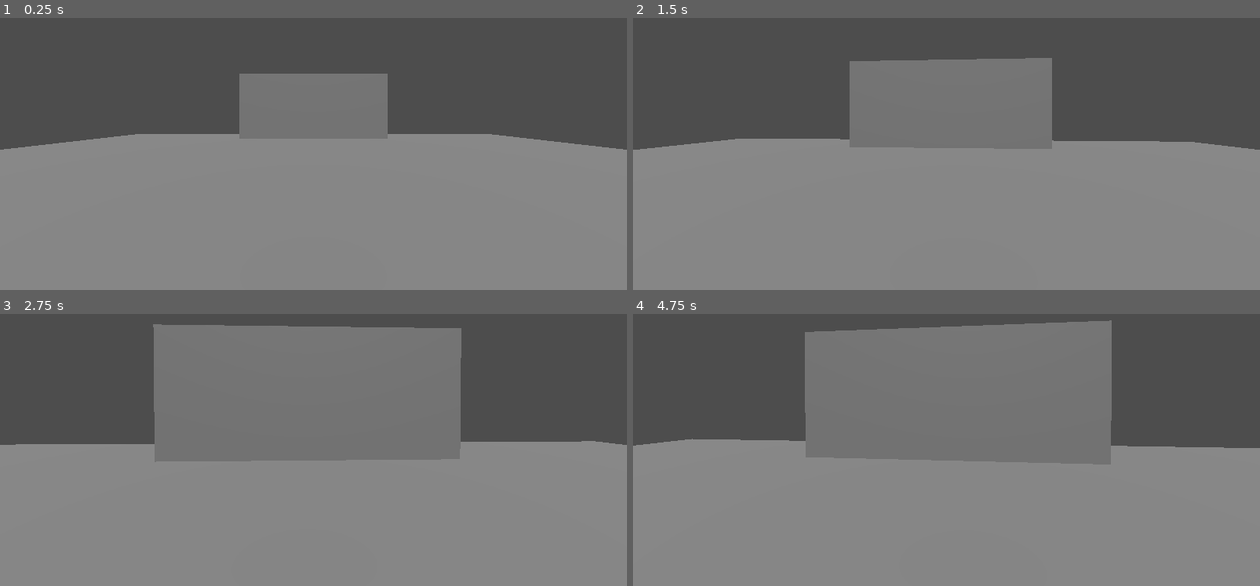
Above: before the commit, frames 1-4 (two rows, left to right).
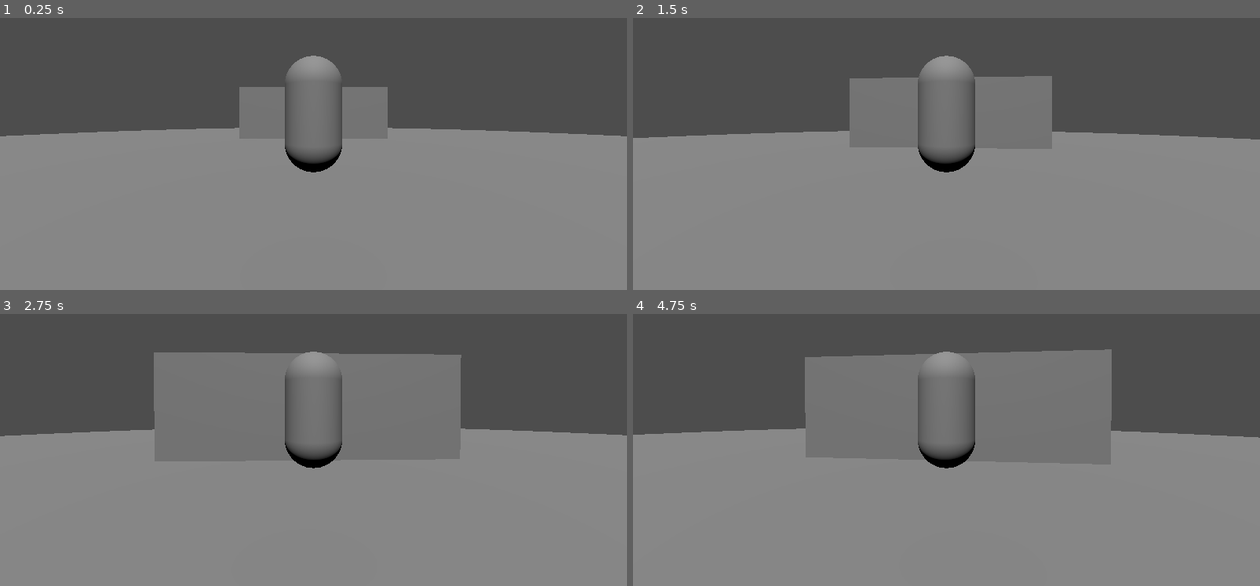
Above: after the commit, the same moments.

Repository: EvanTesta/FightingGame
Game: Godot game, scene res://Enviornment/World.tscn
Two runs of this game, one before a commit and one after it. Both use one fixed random seed, a clock stepped at 60 frames per second and the inputs below.
Inputs (mouse positions are in pixels of both pictures, inside the frame that each line leads up to):
- Up to frame 1 (0.25 s): no input
- Up to frame 2 (1.5 s): tap Enter at 0.5 s; move the mouse to (977, 113) at 0.52 s; hold Q (Q) 0.53-1.28 s; hold W (Forward) from 0.53 s (still down); move the mouse to (915, 115) at 1.27 s; tap Q (Q) at 1.35 s
- Up to frame 3 (2.75 s): keep holding W (Forward); move the mouse to (326, 403) at 2.02 s; hold Q (Q) from 2.03 s (still down)
- Up to frame 4 (4.75 s): keep holding W (Forward); tap Space at 2.75, 4.25 s; move the mouse to (940, 414) at 2.77 s; release Q (Q) at 2.78 s; tap Q (Q) at 2.85, 4.35 s; tap Enter at 3.5 s; move the mouse to (990, 414) at 3.52 s; hold Q (Q) 3.53-4.28 s; move the mouse to (896, 406) at 4.27 s

The runs differ from the first frame. In frame 1, 4.2% of the frame differs, in the area x 0-100%, y 13-57%; in frame 2, 4.6%; in frame 3, 7.9%; in frame 4, 8.0%, in the area x 0-100%, y 2-57%.

Commit message:
Working Commit

Diff:
--- a/Enviornment/World.tscn
+++ b/Enviornment/World.tscn
@@ -13,6 +13,10 @@
 [sub_resource type="BoxShape3D" id="BoxShape3D_cmany"]
 
 [sub_resource type="BoxMesh" id="BoxMesh_c6gwx"]
+
+[sub_resource type="CylinderShape3D" id="CylinderShape3D_p6u8b"]
+
+[sub_resource type="CylinderMesh" id="CylinderMesh_b21w4"]
 
 [sub_resource type="CapsuleShape3D" id="CapsuleShape3D_7ks48"]
 
@@ -36,6 +40,8 @@
 
 [sub_resource type="BoxShape3D" id="BoxShape3D_7ks48"]
 
+[sub_resource type="CapsuleMesh" id="CapsuleMesh_jy2rd"]
+
 [sub_resource type="SphereShape3D" id="SphereShape3D_uw2ba"]
 
 [node name="World" type="Node3D" unique_id=1753408827]
@@ -52,21 +58,21 @@
 mesh = SubResource("BoxMesh_c6gwx")
 
 [node name="Stage" type="Node3D" parent="." unique_id=1603724723]
-transform = Transform3D(17.5173, 0, 0, 0, 1, 0, 0, 0, 14.959, 0, 0, 0)
+transform = Transform3D(32.14111, 0, 0, 0, 1, 0, 0, 0, 26.130907, 0, 0.02475357, 0)
 
 [node name="StaticBody3D" type="StaticBody3D" parent="Stage" unique_id=826523483]
 
 [node name="CollisionShape3D" type="CollisionShape3D" parent="Stage/StaticBody3D" unique_id=1564428132]
-shape = SubResource("BoxShape3D_cmany")
+shape = SubResource("CylinderShape3D_p6u8b")
 
 [node name="MeshInstance3D" type="MeshInstance3D" parent="Stage/StaticBody3D" unique_id=312916817]
-mesh = SubResource("BoxMesh_c6gwx")
+mesh = SubResource("CylinderMesh_b21w4")
 
 [node name="DirectionalLight3D" type="DirectionalLight3D" parent="." unique_id=448752740]
 transform = Transform3D(1, 0, 0, 0, 0.570097, 0.821577, 0, -0.821577, 0.570097, 0, 12.6422, 3.3178)
 
 [node name="Enemy" type="StaticBody3D" parent="." unique_id=783837544]
-transform = Transform3D(1, 0, 0, 0, 1, 0, 0, 0, 1, 0, 1.54722, 5.03637)
+transform = Transform3D(1, 0, 0, 0, 1, 0, 0, 0, 1, 0, 1.9492862, 5.03637)
 
 [node name="CollisionShape3D" type="CollisionShape3D" parent="Enemy" unique_id=201258756]
 shape = SubResource("CapsuleShape3D_7ks48")
@@ -84,7 +90,7 @@
 shape = SubResource("CapsuleShape3D_twxrc")
 
 [node name="Player" type="CharacterBody3D" parent="." unique_id=301401932]
-transform = Transform3D(1, 0, 0, 0, 1, 0, 0, 0, 1, 0, 1.4396994, 0)
+transform = Transform3D(1, 0, 0, 0, 1, 0, 0, 0, 1, 0, 1.9118938, 0)
 script = ExtResource("3_twxrc")
 movement_states = {
 "idle": ExtResource("4_sdnp3"),
@@ -123,6 +129,9 @@
 [node name="angel_Export1" parent="Player/MeshRoot" unique_id=601247433 instance=ExtResource("7_r6udl")]
 transform = Transform3D(0.25, 0, 0, 0, 0.25, 0, 0, 0, 0.25, 0, -0.9637308, 0)
 
+[node name="MeshInstance3D" type="MeshInstance3D" parent="Player/MeshRoot" unique_id=1965295575]
+mesh = SubResource("CapsuleMesh_jy2rd")
+
 [node name="CamRoot" type="Node3D" parent="Player" unique_id=1263370884]
 script = ExtResource("4_twxrc")
 
